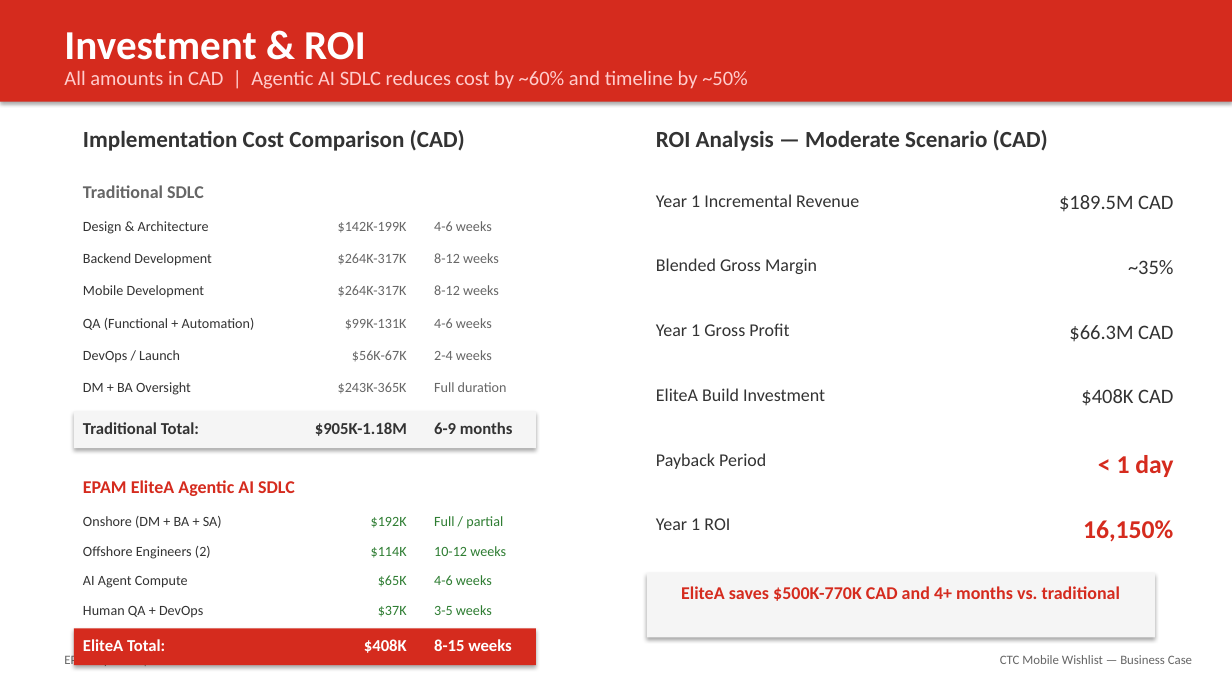
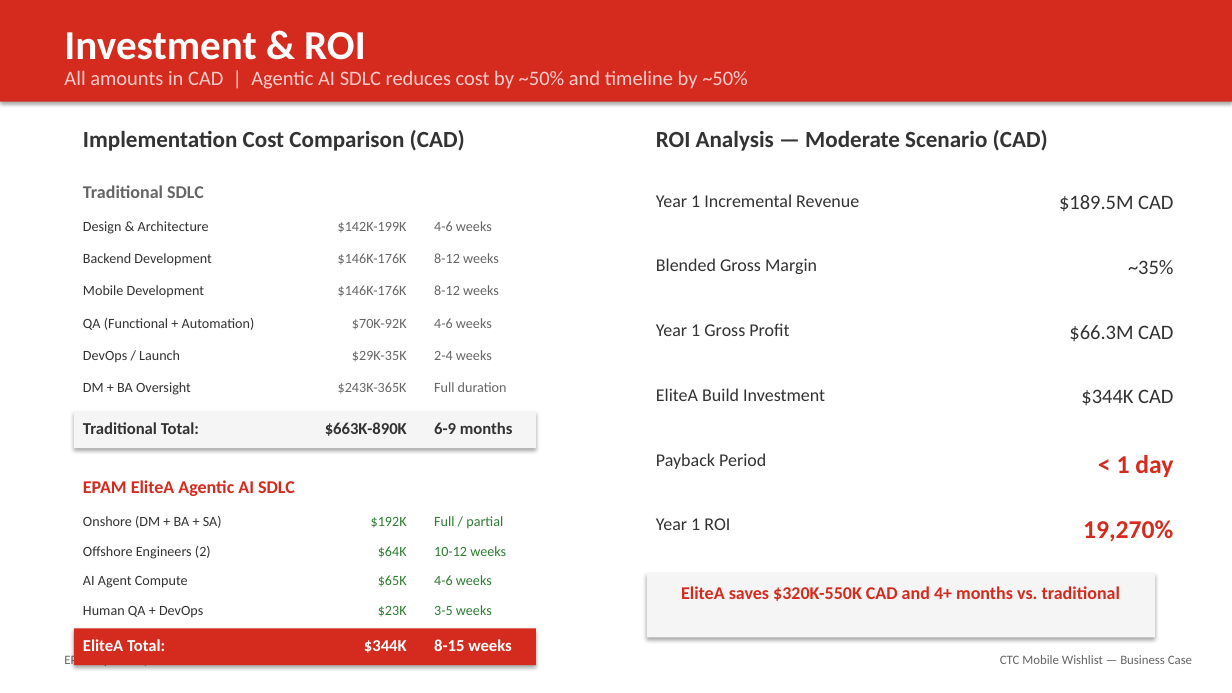
Before and after one commit to ksyed0/CTC-Mobile-Wishlist, a slide deck: slide 12 of docs/CTC_Mobile_Wishlist_Business_Case.pptx. Drawn at 1232x693 pixels with LibreOffice and Linux fonts; fonts in the diff are those of the drawing. Boxes give left, top, right and bottom in pixels: in the first picture for what was removed or moved away, otherwise in the second. Text is boxed around its words. In the diff, an @@ line names an element or a change of style, - is before the commit and + after.

```diff
--- a/docs/CTC_Mobile_Wishlist_Business_Case.pptx
+++ b/docs/CTC_Mobile_Wishlist_Business_Case.pptx
@@ text at <box>64,70,748,89</box>: text changed @@
-All amounts in CAD | Agentic AI SDLC reduces cost by ~60% and timeline by ~50%
+All amounts in CAD | Agentic AI SDLC reduces cost by ~50% and timeline by ~50%
@@ text at <box>338,253,407,265</box>: text changed @@
-$264K-317K
+$146K-176K
@@ text at <box>338,285,407,297</box>: text changed @@
-$264K-317K
+$146K-176K
@@ text at <box>352,319,407,329</box>: text changed @@
-$99K-131K
+$70K-92K
@@ text at <box>352,351,407,361</box>: text changed @@
-$56K-67K
+$29K-35K
@@ text at <box>1081,389,1173,405</box>: text changed @@
-$408K CAD
+$344K CAD
@@ text at <box>325,422,407,436</box>: text changed @@
-$905K-1.18M
+$663K-890K
@@ text at <box>1083,520,1173,542</box>: text changed @@
-16,150%
+19,270%
@@ text at <box>378,546,407,558</box>: text changed @@
-$114K
+$64K
@@ text at <box>681,586,1120,601</box>: text changed @@
-EliteA saves $500K-770K CAD and 4+ months vs. traditional
+EliteA saves $320K-550K CAD and 4+ months vs. traditional
@@ text at <box>378,606,407,617</box>: text changed @@
-$37K
+$23K
@@ text at <box>364,640,407,653</box>: text changed @@
-$408K
+$344K
```
Also in this commit, not shown: 3 other slides changed, 2 other files.
